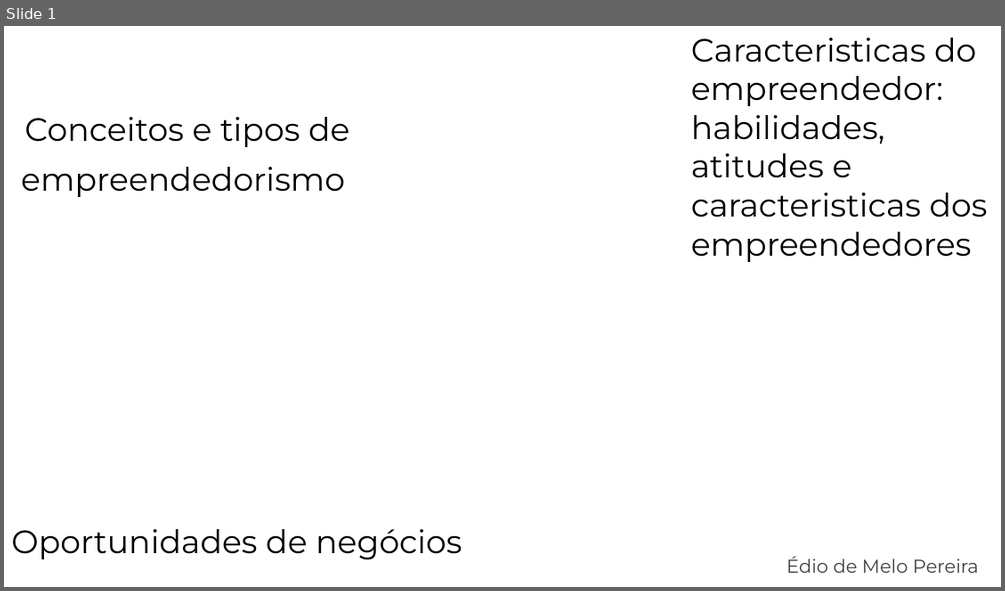
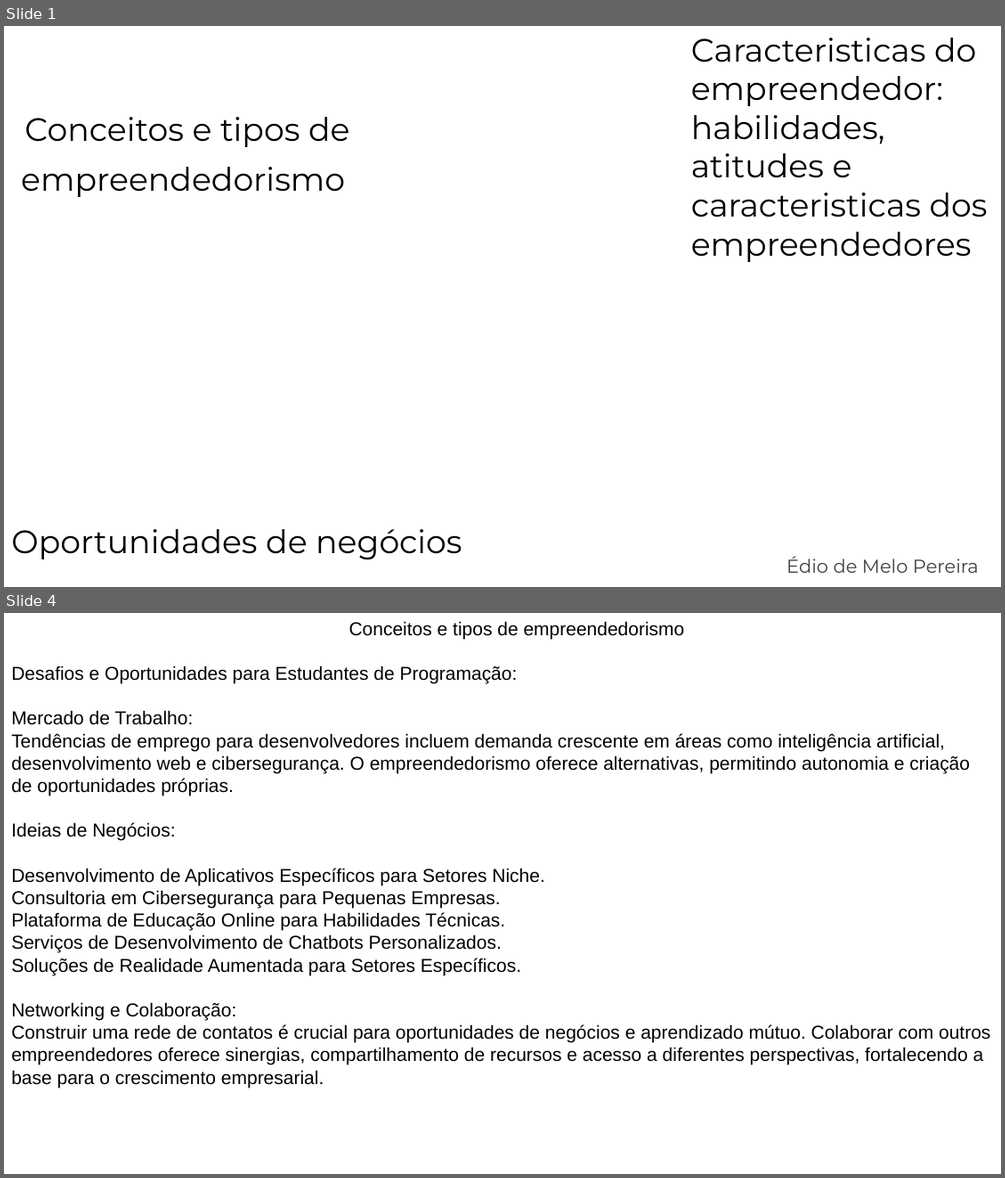
Before and after one commit to E-Mello/PS_Aulas, a slide deck: Aula_07_Conceitos_e_tipos_de_empreendedorismo-Caracteristicas do empreendedor--habilidades_atitudes_e_caracteristicas_dos_empreendedores-Oportunidades_de_negocios/Aula_07.pptx. Shown one above the other, each under a label of ours: slide 1 before the commit, slides 1 and 4 after it; the slides between them are not shown. The pictures are 1005x591 and 1005x1178 pixels, drawn with LibreOffice and Linux fonts; fonts in the diff are those of the drawing; background and template pictures are left out. Boxes give left, top, right and bottom in pixels: in the first picture for what was removed or moved away, otherwise in the second. Text is boxed around its words. In the diff, an @@ line names an element or a change of style, - is before the commit and + after.

```diff
--- a/Aula_07_Conceitos_e_tipos_de_empreendedorismo-Caracteristicas do empreendedor--habilidades_atitudes_e_caracteristicas_dos_empreendedores-Oportunidades_de_negocios/Aula_07.pptx
+++ b/Aula_07_Conceitos_e_tipos_de_empreendedorismo-Caracteristicas do empreendedor--habilidades_atitudes_e_caracteristicas_dos_empreendedores-Oportunidades_de_negocios/Aula_07.pptx
@@ slide 4 added at bbox=[4, 613, 1001, 1174], background picture (left out) @@
@@ text added at bbox=[11, 621, 990, 1087], 18 pt, text #000000 @@
+Conceitos e tipos de empreendedorismo
+Desafios e Oportunidades para Estudantes de Programação:
+Mercado de Trabalho:
+Tendências de emprego para desenvolvedores incluem demanda crescente em áreas como inteligência artificial, desenvolvimento web e cibersegurança. O empreendedorismo oferece alternativas, permitindo autonomia e criação de oportunidades próprias.
+Ideias de Negócios:
+Desenvolvimento de Aplicativos Específicos para Setores Niche.
+Consultoria em Cibersegurança para Pequenas Empresas.
+Plataforma de Educação Online para Habilidades Técnicas.
+Serviços de Desenvolvimento de Chatbots Personalizados.
+Soluções de Realidade Aumentada para Setores Específicos.
+Networking e Colaboração:
+Construir uma rede de contatos é crucial para oportunidades de negócios e aprendizado mútuo. Colaborar com outros empreendedores oferece sinergias, compartilhamento de recursos e acesso a diferentes perspectivas, fortalecendo a base para o crescimento empresarial.
```
Also in this commit, not shown: 1 slide changed, 13 other slides added, 3 slides removed, 1 other file.
